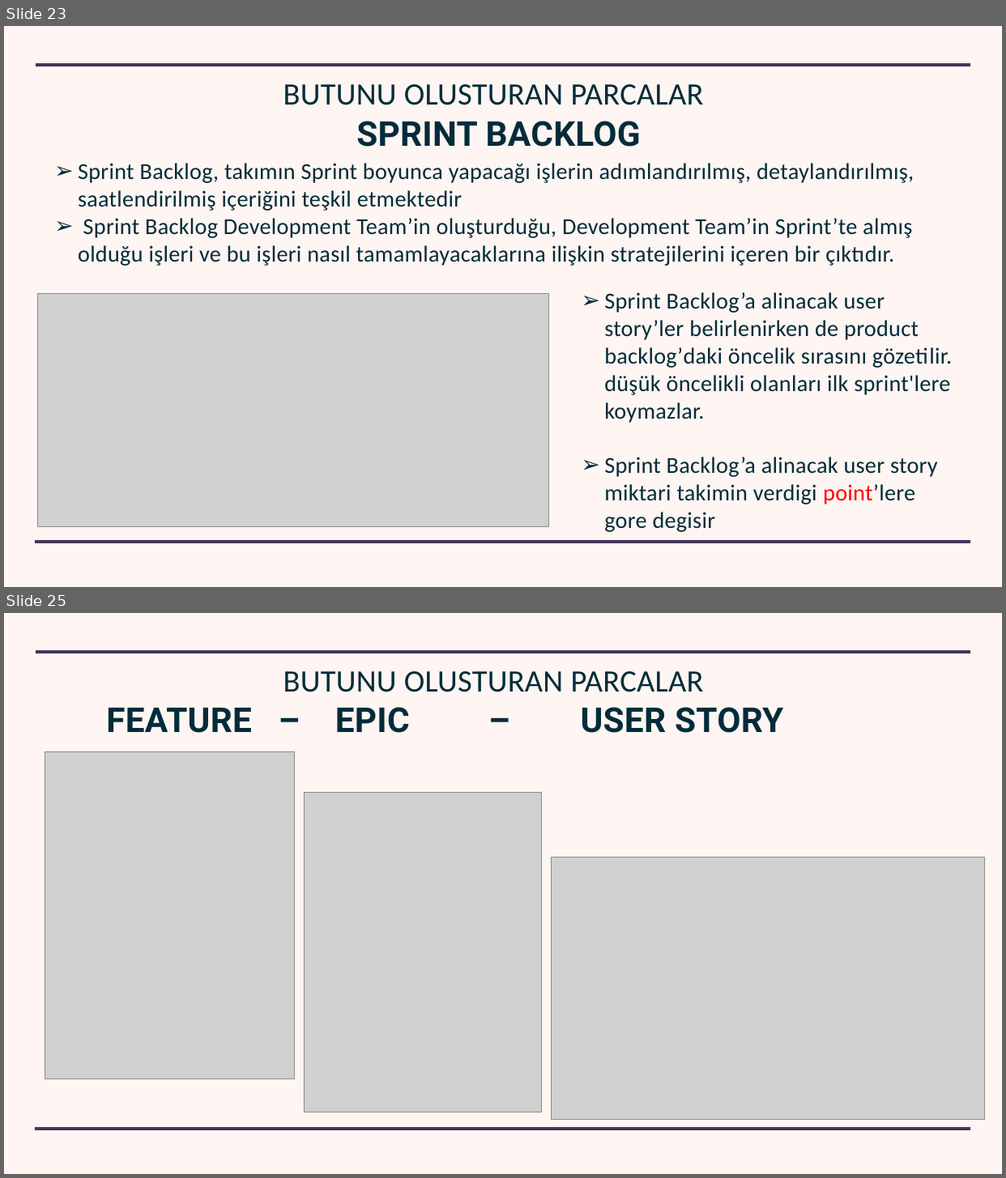
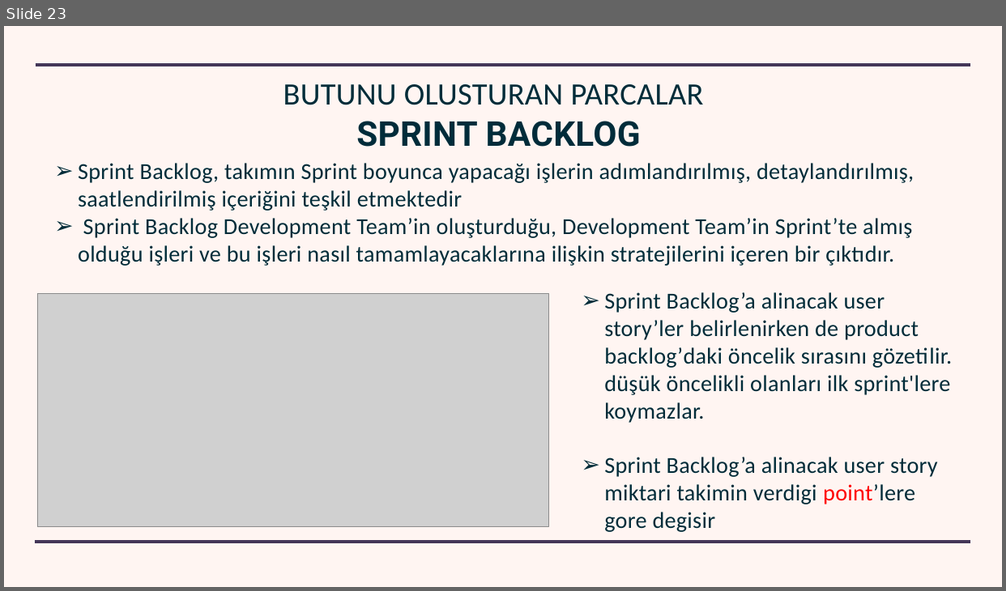
Before and after one commit to bulutluoz/SDLC-BATCH-11, a slide deck: 03 Agile Methodoloy.pptx. Shown one above the other, each under a label of ours: slides 23 and 25 before the commit, slide 23 after it; the slides between them are not shown. The pictures are 1006x1178 and 1006x591 pixels, drawn with LibreOffice and Linux fonts; fonts in the diff are those of the drawing; grey boxes stand for pictures; background and template pictures are left out. Boxes give left, top, right and bottom in pixels: in the first picture for what was removed or moved away, otherwise in the second. Text is boxed around its words. In the diff, an @@ line names an element or a change of style, - is before the commit and + after.

```diff
--- a/03 Agile Methodoloy.pptx
+++ b/03 Agile Methodoloy.pptx
@@ slide 25 removed at [4, 613, 1002, 1174], background picture (left out); not listed: 2 template elements that a slide beside it also shows @@
@@ text removed at [283, 671, 704, 692] @@
-BUTUNU OLUSTURAN PARCALAR
@@ text removed at [106, 707, 783, 733] @@
-FEATURE – EPIC – USER STORY
@@ picture removed at [45, 752, 294, 1079] @@
@@ picture removed at [304, 792, 541, 1112] @@
@@ picture removed at [551, 857, 984, 1119] @@
```
Also in this commit, not shown: 4 other slides removed, 2 other files.
